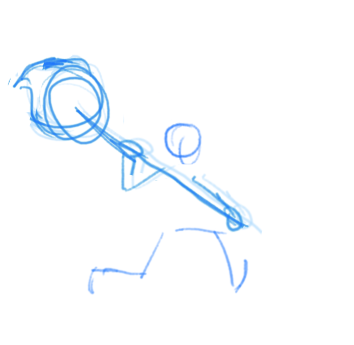
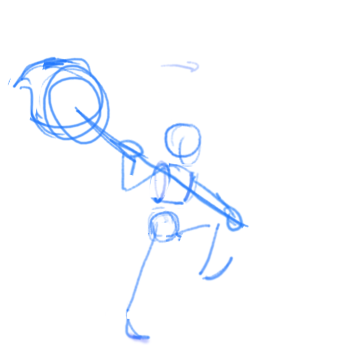
Two versions of the same layered image (354 x 345). Layer-by-layer changes:
pixels changed over [8, 54, 263, 345] (layer not identified)
